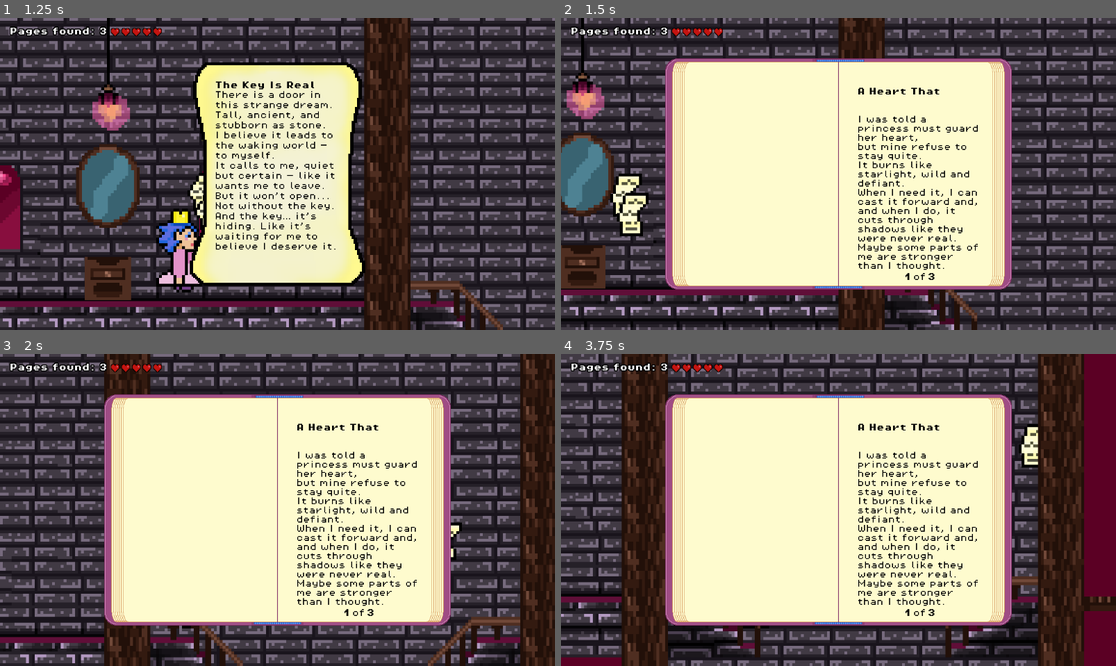
Above: before the commit, frames 1-4 (two rows, left to right).
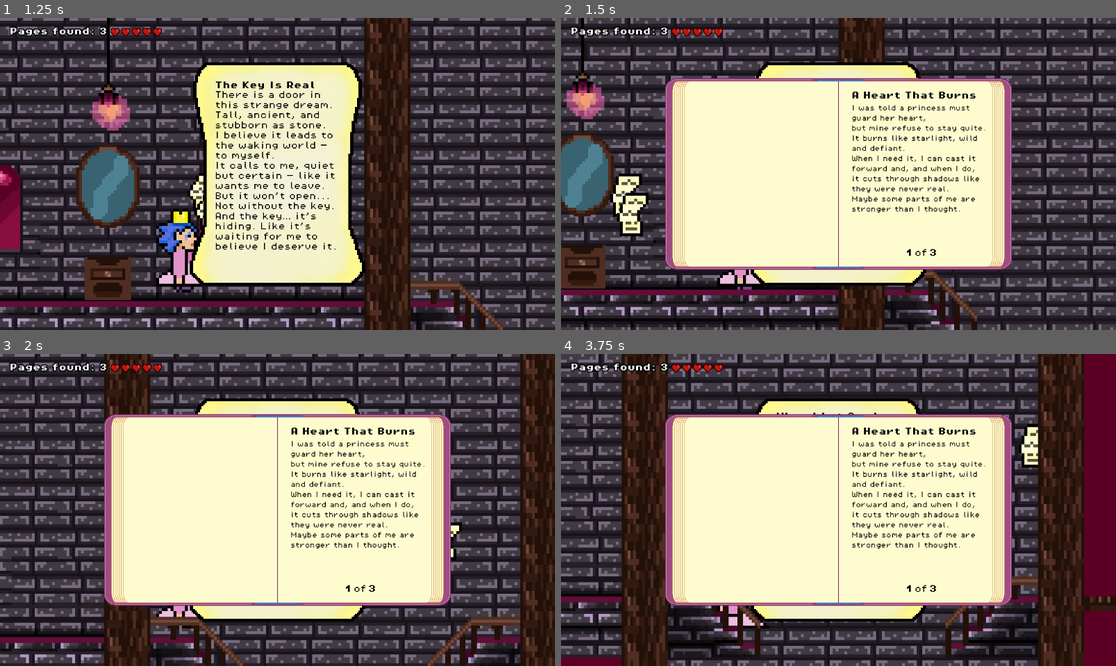
Above: after the commit, the same moments.

Repository: Gert1337/Game1
Game: Godot game, scene res://scenes/game.tscn
Same seed, same stepped clock (60 frames per second), same inputs: the game is played once before the commit and once after it.
Inputs:
- Up to frame 1 (1.25 s): hold Right (move_right) from 0.53 s (still down); tap C (CloseDiaryPage) at 0.6 s; tap Space (jump) at 0.77 s
- Up to frame 2 (1.5 s): keep holding Right (move_right); tap B (Open Diary) at 1.35 s
- Up to frame 3 (2 s): keep holding Right (move_right); tap Space (jump) at 1.52 s
- Up to frame 4 (3.75 s): release Right (move_right) at 2.03 s; hold Left (move_left) 2.03-2.78 s; tap H (afformation) at 2.1 s; hold Right (move_right) from 2.78 s (still down); tap Z (shoot) at 2.85 s; tap Space (jump) at 3.02 s; tap C (CloseDiaryPage) at 3.6 s

Frame 1 is identical in both runs. In frame 2, 12% of the frame differs, in the area x 18-82%, y 12-88%; in frame 3, 12%; in frame 4, 12%.

Commit message:
make dairy ui support the text

Diff:
--- a/scenes/dairy_UI.tscn
+++ b/scenes/dairy_UI.tscn
@@ -25,14 +25,14 @@
 grow_vertical = 2
 
 [node name="Panel" type="Panel" parent="CenterContainer"]
-custom_minimum_size = Vector2(752, 512)
+custom_minimum_size = Vector2(752, 424)
 layout_mode = 2
 size_flags_horizontal = 4
 size_flags_vertical = 4
 theme_override_styles/panel = SubResource("StyleBoxTexture_y5711")
 
 [node name="MarginContainer" type="MarginContainer" parent="CenterContainer/Panel"]
-custom_minimum_size = Vector2(752, 512)
+custom_minimum_size = Vector2(630, 249)
 layout_mode = 1
 anchors_preset = -1
 anchor_left = 0.5
@@ -46,54 +46,47 @@
 grow_horizontal = 2
 grow_vertical = 2
 size_flags_stretch_ratio = 0.0
-theme_override_constants/margin_left = 64
-theme_override_constants/margin_top = 32
-theme_override_constants/margin_right = 64
-theme_override_constants/margin_bottom = 4
+theme_override_constants/margin_top = 0
 
 [node name="PictureControl" type="Control" parent="CenterContainer/Panel/MarginContainer"]
-custom_minimum_size = Vector2(288, 400)
+custom_minimum_size = Vector2(288, 343)
 layout_mode = 2
 size_flags_horizontal = 0
 size_flags_vertical = 0
 
 [node name="TextControl" type="Control" parent="CenterContainer/Panel/MarginContainer"]
-custom_minimum_size = Vector2(288, 446)
+custom_minimum_size = Vector2(288, 343)
 layout_mode = 2
 size_flags_horizontal = 8
-size_flags_vertical = 0
+size_flags_vertical = 8
 
-[node name="Titel" type="Label" parent="CenterContainer/Panel/MarginContainer/TextControl"]
+[node name="VBoxContainer" type="VBoxContainer" parent="CenterContainer/Panel/MarginContainer/TextControl"]
+custom_minimum_size = Vector2(285, 22)
 layout_mode = 1
-offset_left = 15.0
-offset_top = 45.0
-offset_right = 262.0
-offset_bottom = 68.0
+offset_right = 56.0
+offset_bottom = 36.0
+
+[node name="Titel" type="Label" parent="CenterContainer/Panel/MarginContainer/TextControl/VBoxContainer"]
+layout_mode = 2
+size_flags_vertical = 1
 theme_override_colors/font_color = Color(0, 0, 0, 0.989)
 theme_override_fonts/font = ExtResource("3_pyx8b")
 theme_override_font_sizes/font_size = 16
 text = "hi"
 autowrap_mode = 2
-clip_text = true
-text_overrun_behavior = 2
 
-[node name="Text" type="Label" parent="CenterContainer/Panel/MarginContainer/TextControl"]
+[node name="MarginContainer" type="MarginContainer" parent="CenterContainer/Panel/MarginContainer/TextControl/VBoxContainer"]
 layout_mode = 2
-anchor_left = 0.5
-anchor_top = 0.5
-anchor_right = 0.5
-anchor_bottom = 0.5
-offset_left = -129.0
-offset_top = -120.0
-offset_right = 131.0
-offset_bottom = 225.0
+theme_override_constants/margin_top = 4
+
+[node name="Text" type="Label" parent="CenterContainer/Panel/MarginContainer/TextControl/VBoxContainer"]
+layout_mode = 2
 theme_override_colors/font_color = Color(0, 0, 0, 0.994)
+theme_override_constants/line_spacing = 8
 theme_override_fonts/font = ExtResource("4_y5711")
-theme_override_font_sizes/font_size = 16
+theme_override_font_sizes/font_size = 12
 text = "hi"
 autowrap_mode = 2
-clip_text = true
-text_overrun_behavior = 3
 
 [node name="HBoxContainer" type="HBoxContainer" parent="CenterContainer/Panel/MarginContainer/TextControl"]
 layout_mode = 1
--- a/scripts/dairy_ui.gd
+++ b/scripts/dairy_ui.gd
@@ -2,8 +2,8 @@
 
 var current_page = 0
 var note_ui_instance
-@onready var titel: Label = $CenterContainer/Panel/MarginContainer/TextControl/Titel
-@onready var text: Label = $CenterContainer/Panel/MarginContainer/TextControl/Text
+@onready var titel: Label = $CenterContainer/Panel/MarginContainer/TextControl/VBoxContainer/Titel
+@onready var text: Label = $CenterContainer/Panel/MarginContainer/TextControl/VBoxContainer/Text
 @onready var quanty: Label = $CenterContainer/Panel/MarginContainer/TextControl/HBoxContainer/Quanty
 @onready var amount: Label = $CenterContainer/Panel/MarginContainer/TextControl/HBoxContainer/Amount
 
